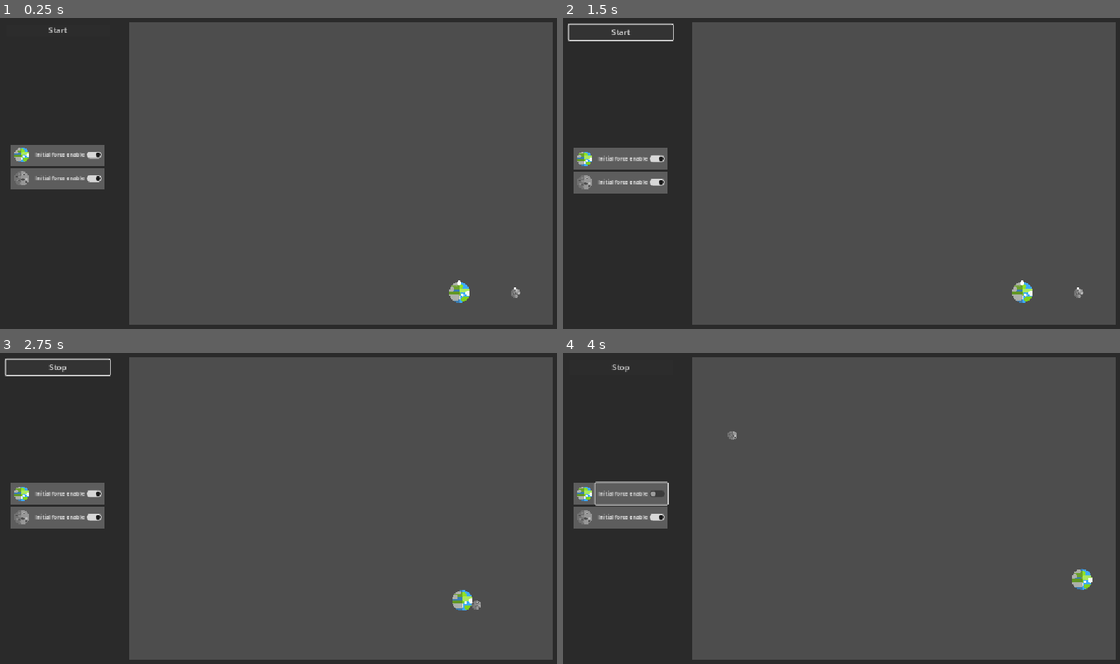
Above: before the commit, frames 1-4 (two rows, left to right).
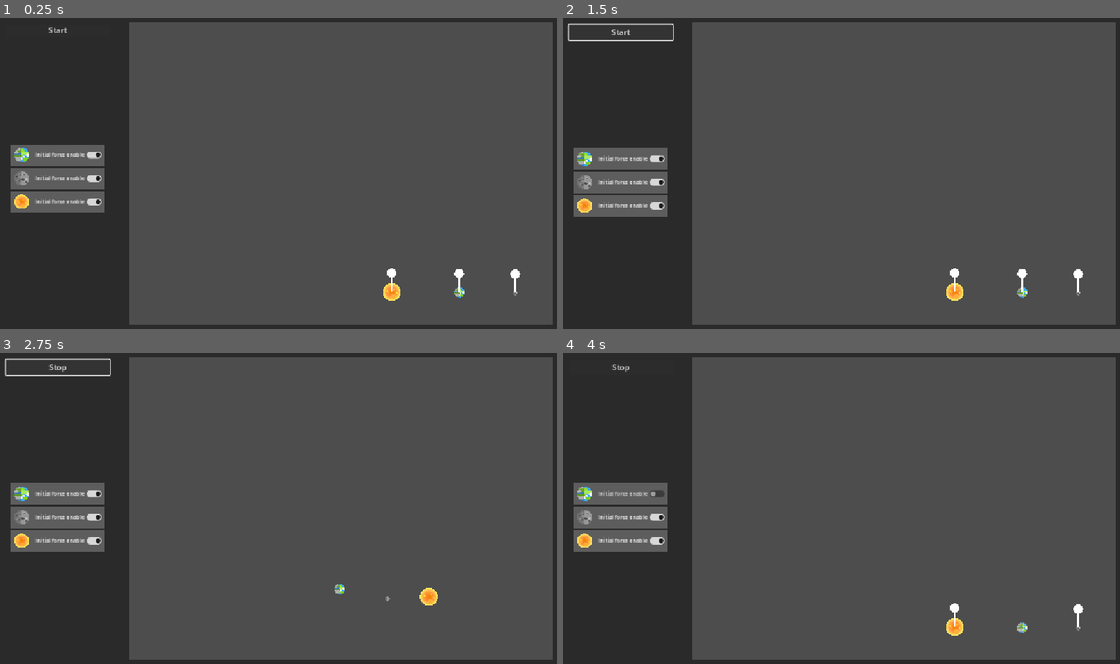
Above: after the commit, the same moments.

Repository: Ahmed-Dardouri/GMTK_prototype_orbits
Game: Godot game, scene res://scenes/game.tscn
Two runs of this game, one before a commit and one after it. Both use one fixed random seed, a clock stepped at 60 frames per second and the inputs below.
Inputs (mouse positions are in pixels of both pictures, inside the frame that each line leads up to):
- Up to frame 1 (0.25 s): no input
- Up to frame 2 (1.5 s): click "Start" at 0.5 s; click "Stop" at 1.25 s
- Up to frame 3 (2.75 s): click "Start" at 2 s
- Up to frame 4 (4 s): click "Initial force enable" at 2.75 s; click (1019, 626) at 3.52 s

The runs differ from the first frame. In frame 1, 1.6% of the frame differs, in the area x 1-94%, y 55-92%; in frame 2, 1.7%; in frame 3, 1.6%; in frame 4, 1.9%, in the area x 1-96%, y 25-91%.

Commit message:
added sun, fixed arror size

Diff:
--- a/scenes/game.tscn
+++ b/scenes/game.tscn
@@ -7,6 +7,7 @@
 [ext_resource type="PackedScene" uid="uid://cc7y8lj4rpjev" path="res://scenes/celestialBody.tscn" id="5_u5sy4"]
 [ext_resource type="Texture2D" uid="uid://b1trqd4pbrii8" path="res://sprites/earth.png" id="6_gee14"]
 [ext_resource type="Texture2D" uid="uid://cshys3nneo7nx" path="res://sprites/moon.png" id="7_0tnpc"]
+[ext_resource type="Texture2D" uid="uid://dgfk5ayl118n7" path="res://sprites/sun.png" id="8_gee14"]
 
 [node name="Game" type="Node"]
 script = ExtResource("1_lbhrr")
@@ -37,3 +38,8 @@
 position = Vector2(483, 244)
 MASS = 20
 sprite_texture = ExtResource("7_0tnpc")
+
+[node name="sun" parent="Bodies" instance=ExtResource("5_u5sy4")]
+position = Vector2(231, 242)
+MASS = 300
+sprite_texture = ExtResource("8_gee14")
--- a/scripts/game.gd
+++ b/scripts/game.gd
@@ -5,7 +5,7 @@
 @onready var bodies := $Bodies
 @onready var ui := $UI
 
-var level :int = 0
+var level :int = 1
 # Called when the node enters the scene tree for the first time.
 func _ready() -> void:
 	connect_sandbox_signals()
--- a/scripts/planet.gd
+++ b/scripts/planet.gd
@@ -5,7 +5,7 @@
 @export var sprite_texture : Texture
 @export var collision_disabled : bool = true
 
-@onready var arrow : Node2D
+@onready var arrow := $Arrow
 @onready var button := $Button
 @onready var sprite := $Sprite2D
 @onready var Collision_shape : CollisionShape2D = $CollisionShape2D
@@ -21,16 +21,19 @@
 
 
 
-
 func _ready() -> void:
-
+	var scale_multiplier : float = sqrt(MASS/100.0) / 4
 	sprite.texture = sprite_texture
 	sprite.scale *= 0.28
 
+	print(scale_multiplier)
+
 	Collision_shape.disabled = collision_disabled
 	drooped_pos = position
-	scale *= sqrt(MASS/100.0) / 2
-	arrow = get_node("Arrow")
+	scale *= scale_multiplier
+
+	arrow.scale /= scale_multiplier
+
 	set_arrow_visibile(true)
 
 func _physics_process(delta: float) -> void:
Not shown: 1 places in scenes/game.tscn that only renumber resources
Binary file added: sprites/sun.png
Not shown, added: sprites/sun.png.import
